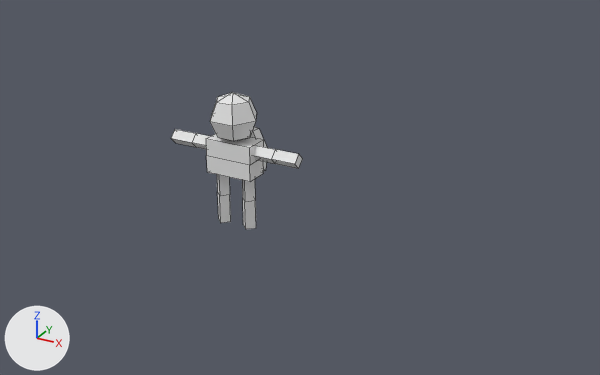
The Blender file assets/blender_raw/car.blend: old version first, new version second.
Rendered twice from a 50 mm camera at (16.9, -25.4, 14.9) aimed at (3.4, -0.8, 2.6). Every picture has the same lights, and +X, +Y and +Z are marked at lower left. The first picture is the older version. Mesh edges are drawn as thin lines.

Objects in the first picture: 'Arms', 'Backpack', 'Cube', 'Head', 'Legs'.
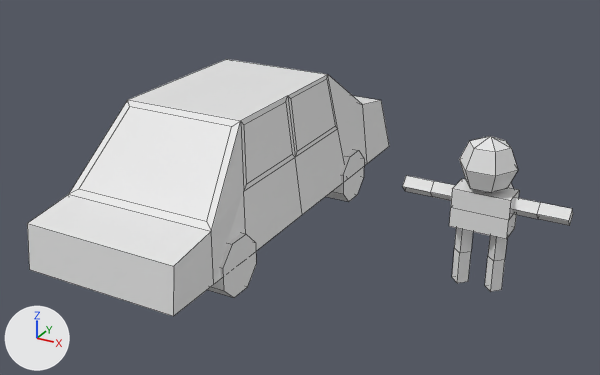
What differs and where, as boxes (x1, y1, x2, y2) in the pictures (600 x 375 px):
'Car', added
    after: (27, 59, 389, 316)
'Cube', moved
    before: (206, 134, 264, 182)
    after: (449, 179, 519, 239)
'Head', moved
    before: (210, 92, 257, 141)
    after: (459, 136, 518, 193)
'Legs', moved
    before: (217, 175, 256, 229)
    after: (452, 228, 507, 292)
'Arms', moved
    before: (171, 129, 302, 169)
    after: (403, 176, 573, 226)
'Cylinder', added
    after: (208, 150, 364, 298)
'Backpack', moved (mostly hidden)
    before: (250, 127, 267, 170)
    after: (508, 183, 513, 189)

The change in detail:
Mesh me_cylinder_002 is new.
It is an 8-sided cylinder along x spanning x -3.06..-1.94, y -5.53..-3.47, z 0.0..2.06.
Mesh me_cube is new.
It has 45 vertices, 41 faces and spans x -3.0..3.0, y -8.2..8.5, z 0.1..4.7.
Object 'Head' (ob_head) moves from (0.0, 0.0, -0.08) to (10.0, 0.0, -0.08).
Object 'Cube' (ob_cube) moves from (0.0, 0.0, -0.08) to (10.0, 0.0, -0.08).
Object 'Legs' (ob_legs) moves from (0.0, 0.0, -0.08) to (10.0, 0.0, -0.08).
Object 'Arms' (ob_arms) moves from (0.0, 0.0, -0.08) to (10.0, 0.0, -0.08).
Object 'Backpack' (ob_backpack) moves from (0.0, 0.0, 0.0) to (10.0, 0.0, 0.0).
Object 'Cylinder' (ob_cylinder) is new; it shows me_cylinder_002.
Its location is (0.0, 0.0, 0.0).
It gains a MIRROR modifier named 'Mirror'.
Modifier setting: use_axis = (True, True, False).
Object 'Car' (ob_car) is new; it shows me_cube.
Its location is (0.0, 0.0, 1.0).
